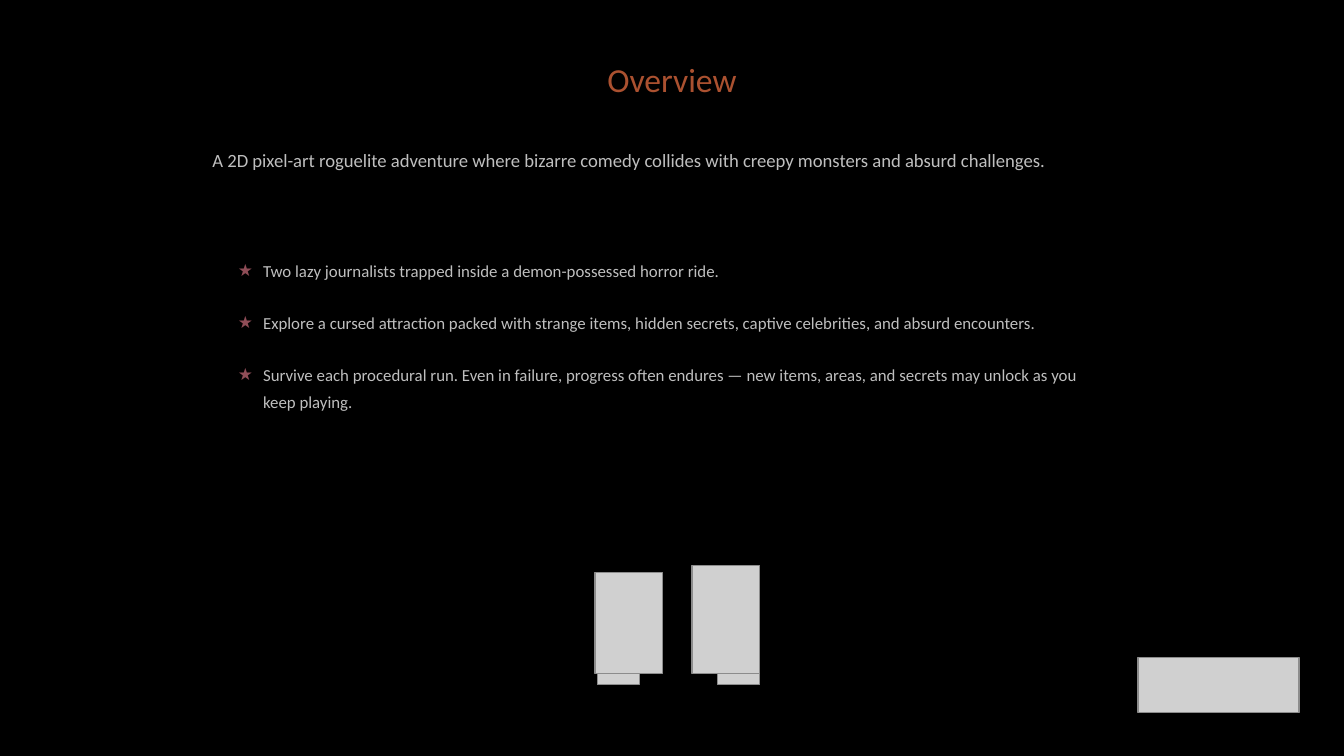
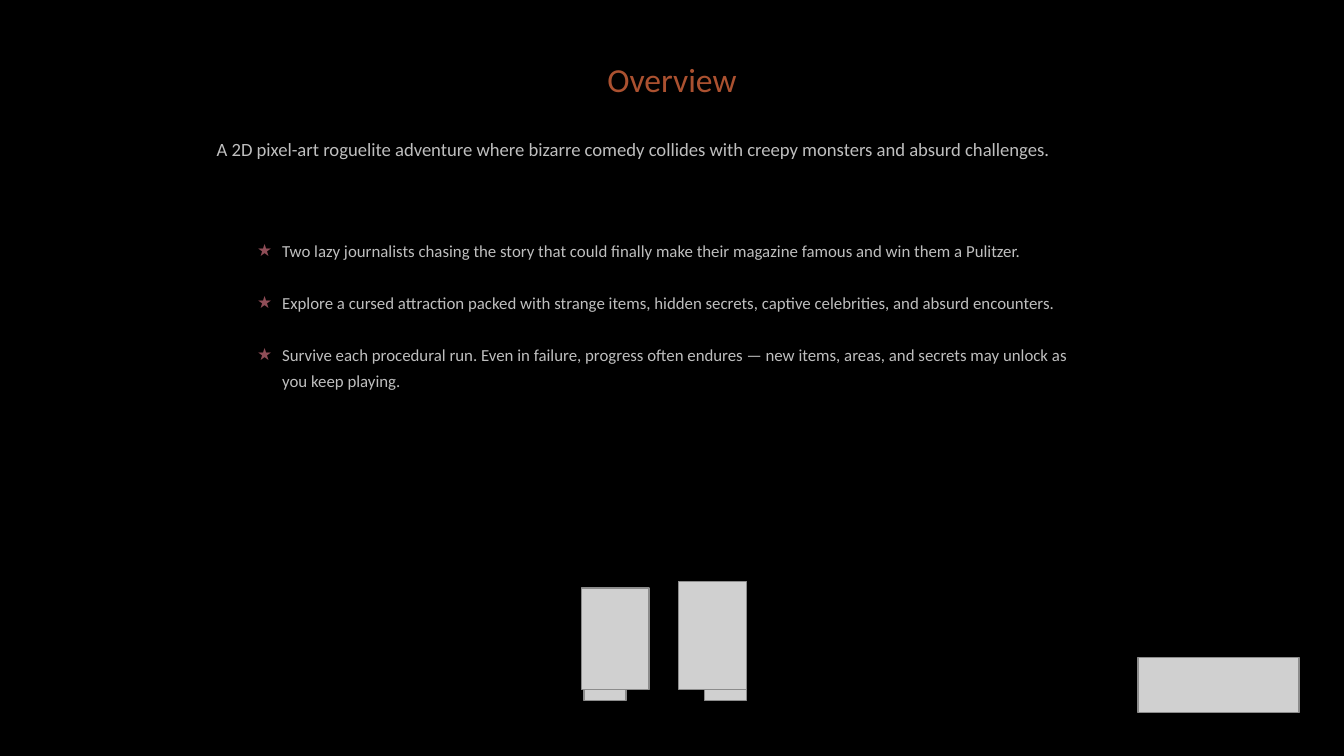
Before and after one commit to diegohcanepa/Remizione, a slide deck: slide 2 of Pitch Deck.pptx. Drawn at 1344x756 pixels with LibreOffice and Linux fonts; fonts in the diff are those of the drawing; grey boxes stand for pictures; background and template pictures are left out. Boxes give left, top, right and bottom in pixels: in the first picture for what was removed or moved away, otherwise in the second. Text is boxed around its words. In the diff, an @@ line names an element or a change of style, - is before the commit and + after.

Commit message:
Updated pitch deck.
Removed Under ride entrance.

```diff
--- a/Pitch Deck.pptx
+++ b/Pitch Deck.pptx
@@ subtitle "A 2D pixel-art roguelite adventure ...": place and size @@
-subtitle "A 2D pixel-art roguelite adventure ..." at [212, 154, 1045, 170]
+subtitle "A 2D pixel-art roguelite adventure ..." at [217, 143, 1049, 159]
@@ text "Two lazy journalists chasing the ...": place and size @@
-text "Two lazy journalists chasing the ..." at [263, 265, 1076, 411]
+text "Two lazy journalists chasing the ..." at [282, 245, 1067, 390]
@@ text at [282, 245, 1020, 260]: text changed @@
-★ Two lazy journalists trapped inside a demon-possessed horror ride.
+★ Two lazy journalists chasing the story that could finally make their magazine famous and win them a Pulitzer.
@@ picture: place and size @@
-picture at [597, 664, 638, 685]
+picture at [585, 680, 626, 702]
@@ 3 pictures: place and size @@
-3 pictures at [595, 566, 759, 685]
+3 pictures at [582, 581, 746, 702]
```
Also in this commit, not shown: 2 other slides changed, 1 slide added, 14 other files.
